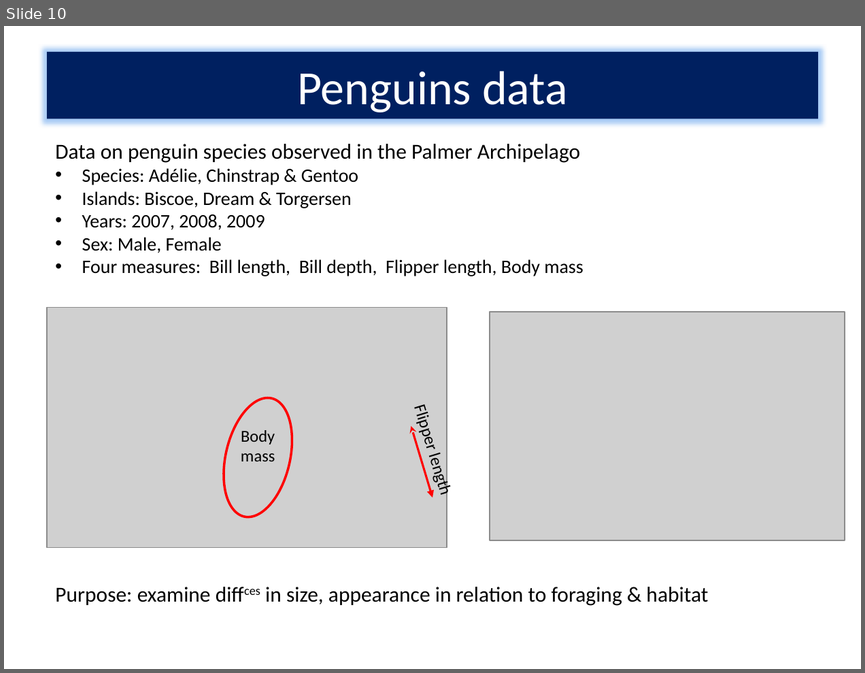
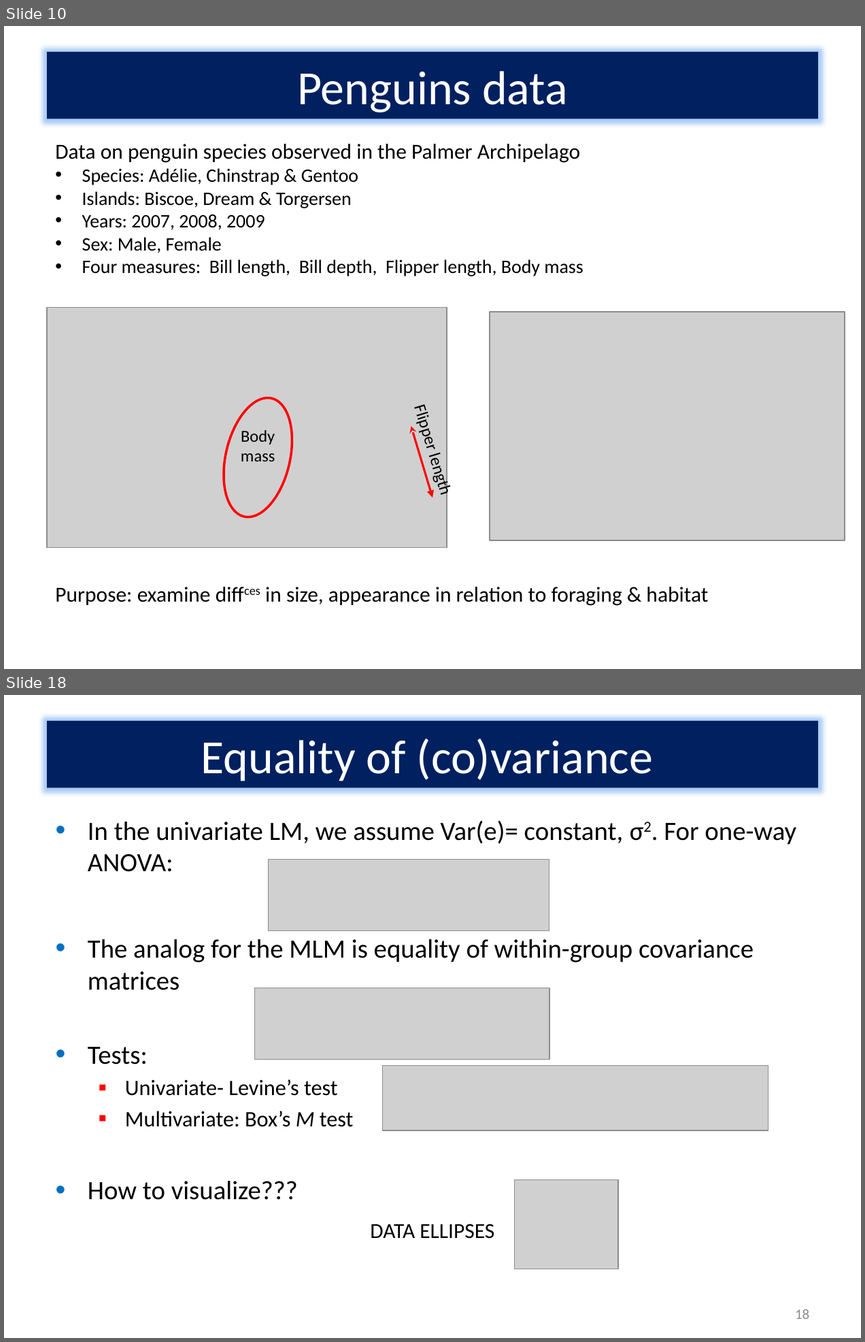
Before and after one commit to friendly/Vis-MLM-book, a slide deck: talks/VisMLM-QM-Forum.pptx. Shown one above the other, each under a label of ours: slide 10 before the commit, slides 10 and 18 after it; the slides between them are not shown. The pictures are 865x673 and 865x1342 pixels, drawn with LibreOffice and Linux fonts; fonts in the diff are those of the drawing; grey boxes stand for pictures. Boxes give left, top, right and bottom in pixels: in the first picture for what was removed or moved away, otherwise in the second. Text is boxed around its words. In the diff, an @@ line names an element or a change of style, - is before the commit and + after.

```diff
--- a/talks/VisMLM-QM-Forum.pptx
+++ b/talks/VisMLM-QM-Forum.pptx
@@ slide 18 added at [4, 695, 861, 1338], background #FFFFFF @@
@@ title added at [47, 721, 818, 787], fill #002060, 40 pt, text #FFFFFF @@
+Equality of (co)variance
@@ text added at [88, 820, 796, 1200], 22.2 pt, text #000000 @@
+• In the univariate LM, we assume Var(e)= constant, σ2. For one-way ANOVA:
+• The analog for the MLM is equality of within-group covariance matrices
+• Tests:
+  ▪ Univariate- Levine’s test
+  ▪ Multivariate: Box’s M test
+• How to visualize???
@@ picture added at [268, 860, 549, 930] @@
@@ picture added at [255, 988, 550, 1059] @@
@@ picture added at [383, 1065, 768, 1130] @@
@@ picture added at [515, 1179, 618, 1268] @@
@@ text added at [370, 1223, 494, 1238], 18 pt, text #000000 @@
+DATA ELLIPSES
@@ page number added at [795, 1309, 809, 1319], 12 pt, text #8C8C8C @@
+18
```
Also in this commit, not shown: 19 other slides added, 7 other files.
